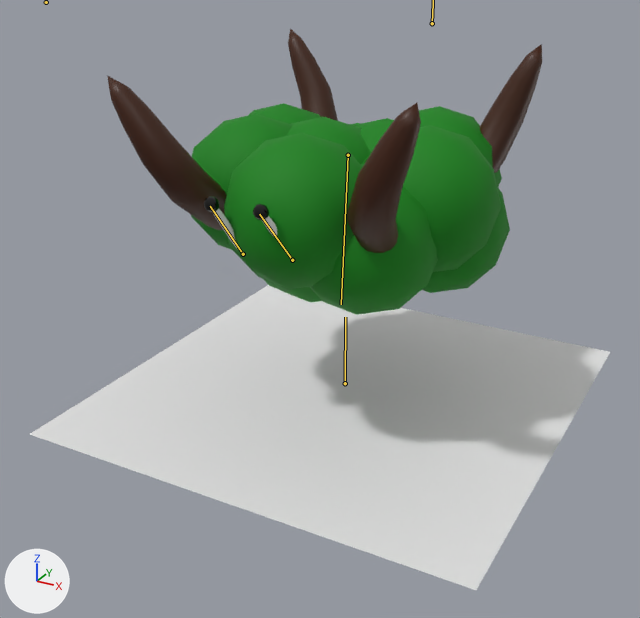
What one commit did to the Blender file Animations/Dryad_Death/scene/Drayd_death_Blocking_June_29.blend.
Before and after are seen from a camera (50 mm lens) standing at (1.66, -3.26, 2.01) and looking at (-0.04, -0.17, 0.47). The axes (+X, +Y, +Z) are drawn at lower left. The lights are the same throughout. The first picture is the older version. Both versions are drawn at frame 23 of the action 'ArmatureAction'; the numbers are the values there. The bones that change are drawn over the model as lines.

The first picture shows 'Mball.001', 'Plane.001'.
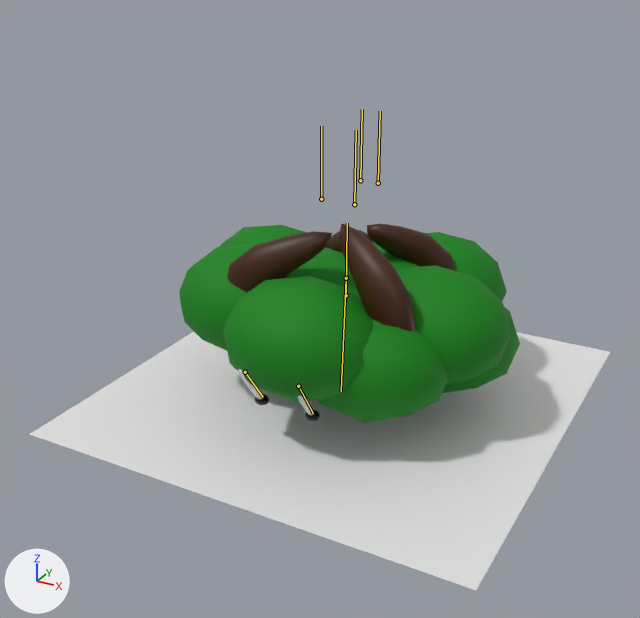
Where the change shows, as pixel boxes [x1, y1, x2, y2] in the pictures (640 x 618 px):
```json
{"object": "Mball.001", "change": "posed", "before": [107, 28, 542, 315], "after": [179, 224, 520, 423], "on screen": "22% narrower, 31% shorter"}
{"bone": "root", "before": "(345, 383) to (345, 317)", "after": "(346, 295) to (347, 223)"}
{"bone": "bush", "before": "(348, 155) to (341, 304)", "after": "(346, 278) to (341, 391)"}
{"bone": "eye.l", "before": "(243, 254) to (210, 206)", "after": "(245, 372) to (263, 397)"}
{"bone": "eye.r", "before": "(292, 260) to (259, 214)", "after": "(298, 386) to (313, 413)"}
```

Scene script edits in JSON lines:
```json
{"block": "bone_root", "where": "bone_root = bpy.data.objects['Armature'].pose.bones['root']"}
{"op": "set", "path": "bone_root.location", "old": "(0.0, 0.0, 0.0)", "new": "(0.0, 0.444, 0.0)"}
{"block": "bone_bush", "where": "bone_bush = bpy.data.objects['Armature'].pose.bones['bush']  # child of 'root'"}
{"op": "set", "path": "bone_bush.location", "old": "(0.0, 0.693, 0.0)", "new": "(0.0, -0.303, 0.0)"}
{"op": "set", "path": "bone_bush.scale", "old": "(1.0, 1.0, 1.0)", "new": "(1.0, 0.84, 1.14)"}
{"block": "bone_eye_l", "where": "bone_eye_l = bpy.data.objects['Armature'].pose.bones['eye.l']  # child of 'bush'"}
{"op": "set", "path": "bone_eye_l.location", "old": "(0.0, 0.008, 0.0)", "new": "(0.0, 0.0, 0.0)"}
{"op": "set", "path": "bone_eye_l.rotation_quaternion", "old": "(0.246, 0.1, 0.163, -0.95)", "new": "(0.956, 0.0, 0.0, 0.293)", "note": "degrees (-16, 16, -153) -> degrees (0, 0, 34)"}
{"block": "bone_eye_r", "where": "bone_eye_r = bpy.data.objects['Armature'].pose.bones['eye.r']  # child of 'bush'"}
{"op": "set", "path": "bone_eye_r.location", "old": "(0.0, -0.008, 0.0)", "new": "(0.0, 0.0, 0.0)"}
{"op": "set", "path": "bone_eye_r.rotation_quaternion", "old": "(0.285, 0.097, 0.156, -0.941)", "new": "(0.961, 0.0, 0.0, 0.276)", "note": "degrees (-14, 16, -148) -> degrees (0, 0, 32)"}
{"block": "bone_back_leg_control_r", "where": "bone_back_leg_control_r = bpy.data.objects['Armature'].pose.bones['back leg control.r']  # child of 'root'"}
{"op": "set", "path": "bone_back_leg_control_r.location", "old": "(-0.845, 1.759, -0.893)", "new": "(-0.765, 0.539, 0.01)"}
{"block": "bone_front_leg_control_r", "where": "bone_front_leg_control_r = bpy.data.objects['Armature'].pose.bones['front leg control.r']  # child of 'root'"}
{"op": "set", "path": "bone_front_leg_control_r.location", "old": "(-1.082, 1.759, -1.021)", "new": "(-0.183, 0.539, -0.957)"}
{"block": "bone_back_leg_control_l", "where": "bone_back_leg_control_l = bpy.data.objects['Armature'].pose.bones['back leg control.l']  # child of 'root'"}
{"op": "set", "path": "bone_back_leg_control_l.location", "old": "(0.974, 1.759, 0.75)", "new": "(-0.053, 0.539, 0.919)"}
{"block": "bone_front_leg_control_l", "where": "bone_front_leg_control_l = bpy.data.objects['Armature'].pose.bones['front leg control.l']  # child of 'root'"}
{"op": "set", "path": "bone_front_leg_control_l.location", "old": "(0.986, 1.759, 1.114)", "new": "(1.035, 0.539, 0.139)"}
{"block": "bone_front_leg_pivot_r", "where": "bone_front_leg_pivot_r = bpy.data.objects['Armature'].pose.bones['front leg pivot.r']  # child of 'root'"}
{"op": "set", "path": "bone_front_leg_pivot_r.location", "old": "(-1.603, 1.759, -1.513)", "new": "(-1.603, 1.066, -1.513)"}
{"block": "bone_front_leg_pivot_l", "where": "bone_front_leg_pivot_l = bpy.data.objects['Armature'].pose.bones['front leg pivot.l']  # child of 'root'"}
{"op": "set", "path": "bone_front_leg_pivot_l.location", "old": "(1.461, 1.759, 1.65)", "new": "(1.461, 1.066, 1.65)"}
{"block": "bone_back_leg_pivot_l", "where": "bone_back_leg_pivot_l = bpy.data.objects['Armature'].pose.bones['back leg pivot.l']  # child of 'root'"}
{"op": "set", "path": "bone_back_leg_pivot_l.location", "old": "(2.534, 1.759, 1.952)", "new": "(2.534, 1.066, 1.952)"}
```
